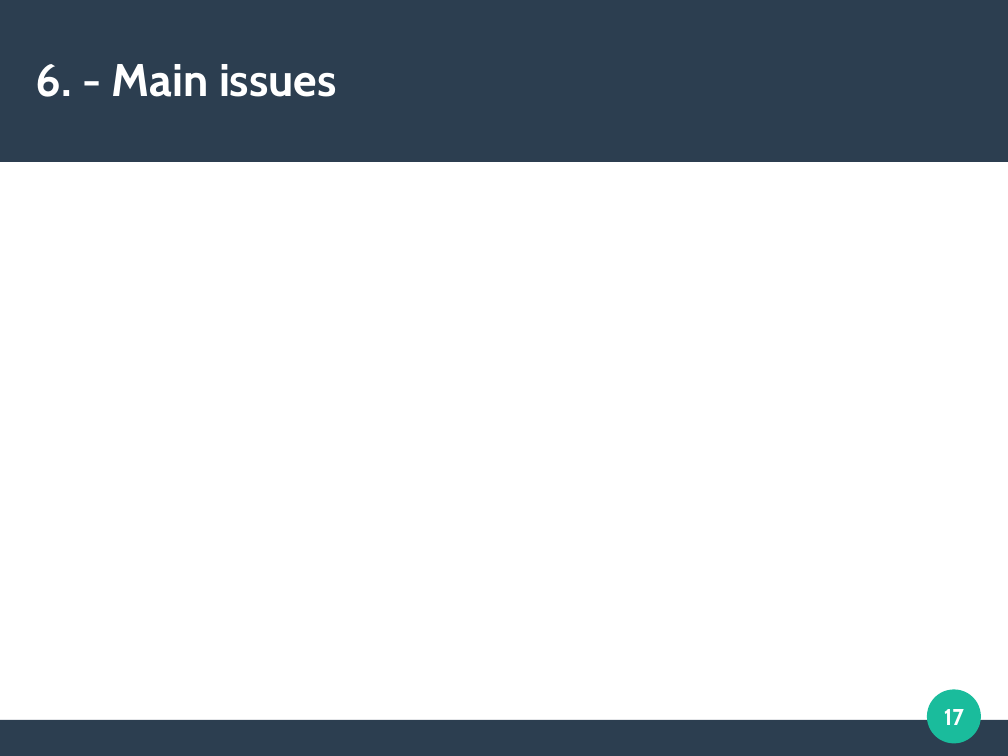
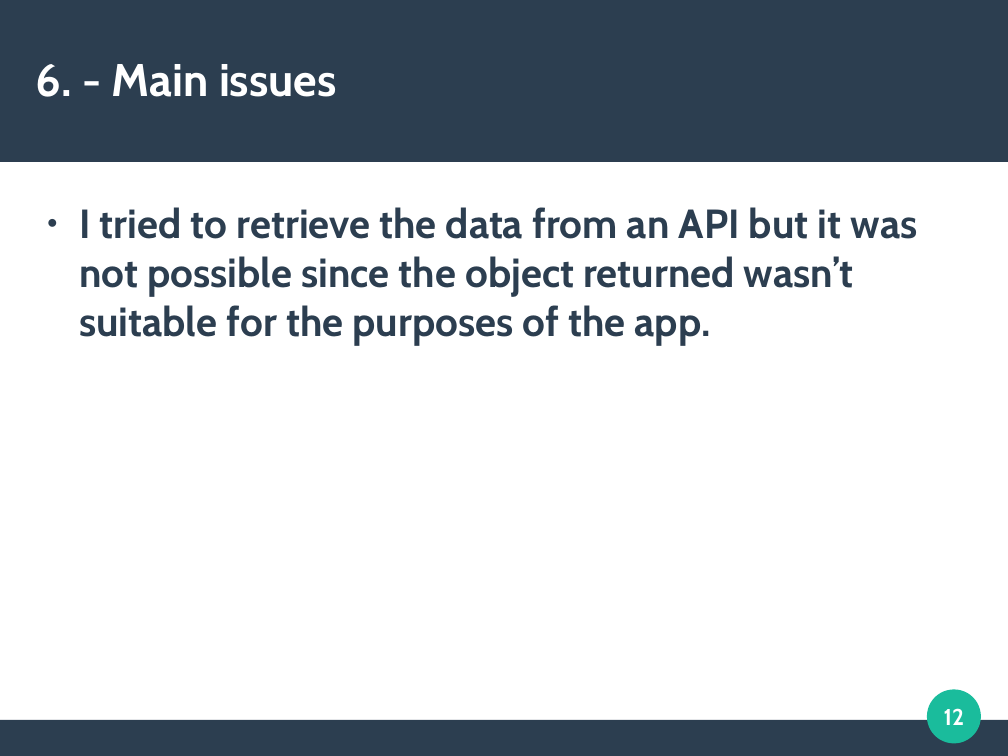
Before and after one commit to sergioparamo/kanjistudy, a slide deck: slide 12 of description/KanjiStudyPresentation.odp (slide 17 before the commit). Drawn at 1008x756 pixels with LibreOffice and Linux fonts; fonts in the diff are those of the drawing. Boxes give left, top, right and bottom in pixels: in the first picture for what was removed or moved away, otherwise in the second. Text is boxed around its words. In the diff, an @@ line names an element or a change of style, - is before the commit and + after.

```diff
--- a/description/KanjiStudyPresentation.odp
+++ b/description/KanjiStudyPresentation.odp
@@ text added at [79, 207, 918, 345], 32 pt, text #2C3E50, bold @@
+● I tried to retrieve the data from an API but it was not possible since the object returned wasn’t suitable for the purposes of the app.
@@ page number at [944, 708, 965, 725]: text changed @@
-17
+12
```
Also in this commit, not shown: 2 other slides changed, 3 slides added, 8 slides removed, 9 other files.
